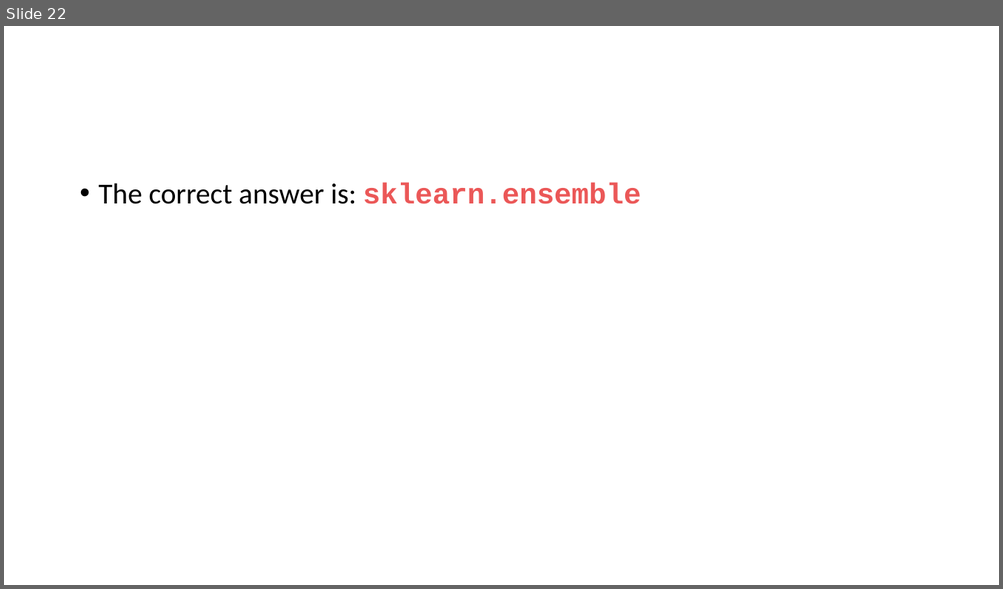
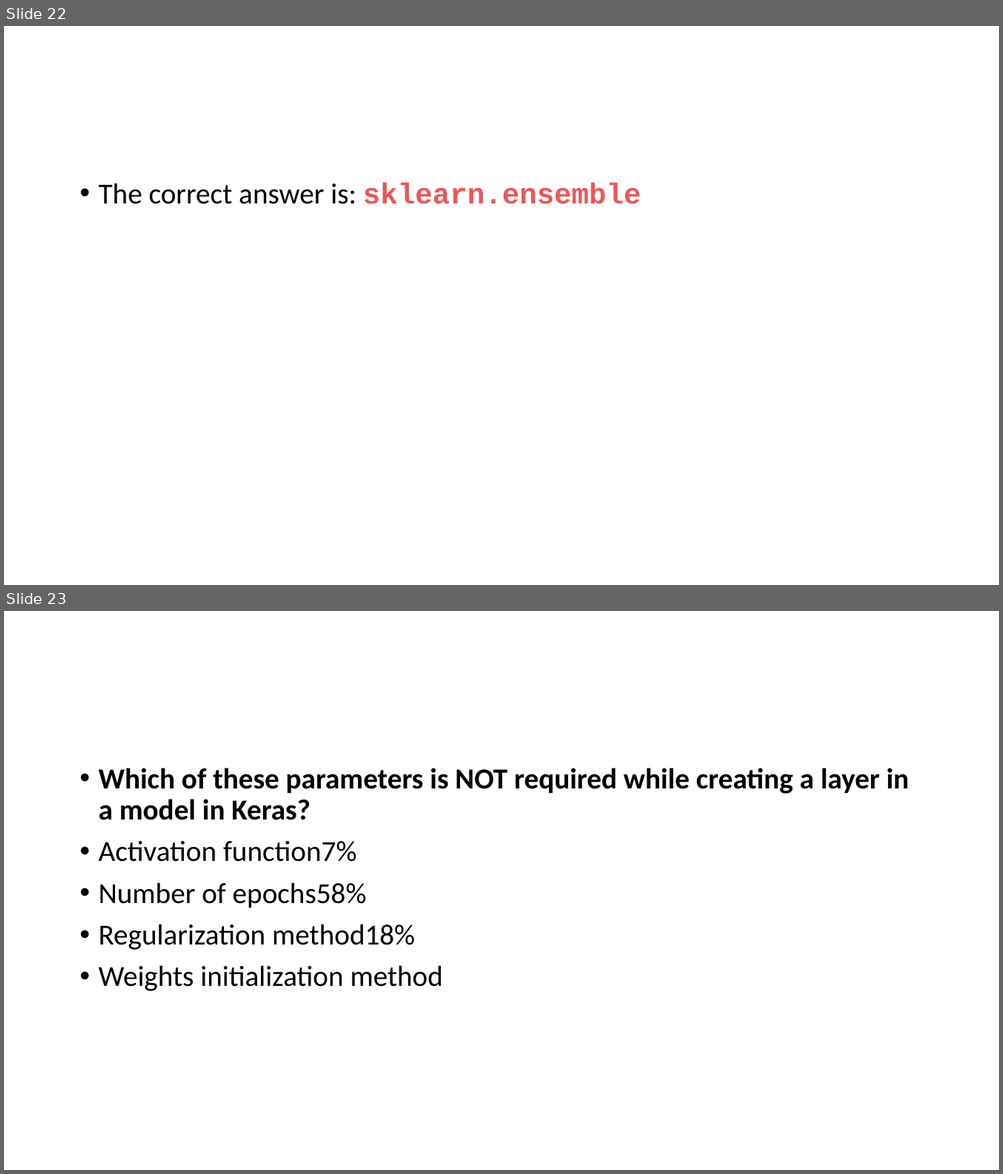
Before and after one commit to Saira55/Machine-Learning-Multiple-Choice-Questions, a slide deck: Machine Learning Quiz Question.pptx. Shown one above the other, each under a label of ours: slide 22 before the commit, slides 22 and 23 after it. The pictures are 1003x589 and 1003x1174 pixels, drawn with LibreOffice and Linux fonts; fonts in the diff are those of the drawing. Boxes give left, top, right and bottom in pixels: in the first picture for what was removed or moved away, otherwise in the second. Text is boxed around its words. In the diff, an @@ line names an element or a change of style, - is before the commit and + after.

```diff
--- a/Machine Learning Quiz Question.pptx
+++ b/Machine Learning Quiz Question.pptx
@@ slide 23 added at (x1=4, y1=611, x2=999, y2=1170), background #FFFFFF @@
@@ text added at (x1=99, y1=768, x2=909, y2=991), 28 pt, text #000000 @@
+• Which of these parameters is NOT required while creating a layer in a model in Keras?
+• Activation function7%
+• Number of epochs58%
+• Regularization method18%
+• Weights initialization method
```
Also in this commit, not shown: 4 other slides added.
